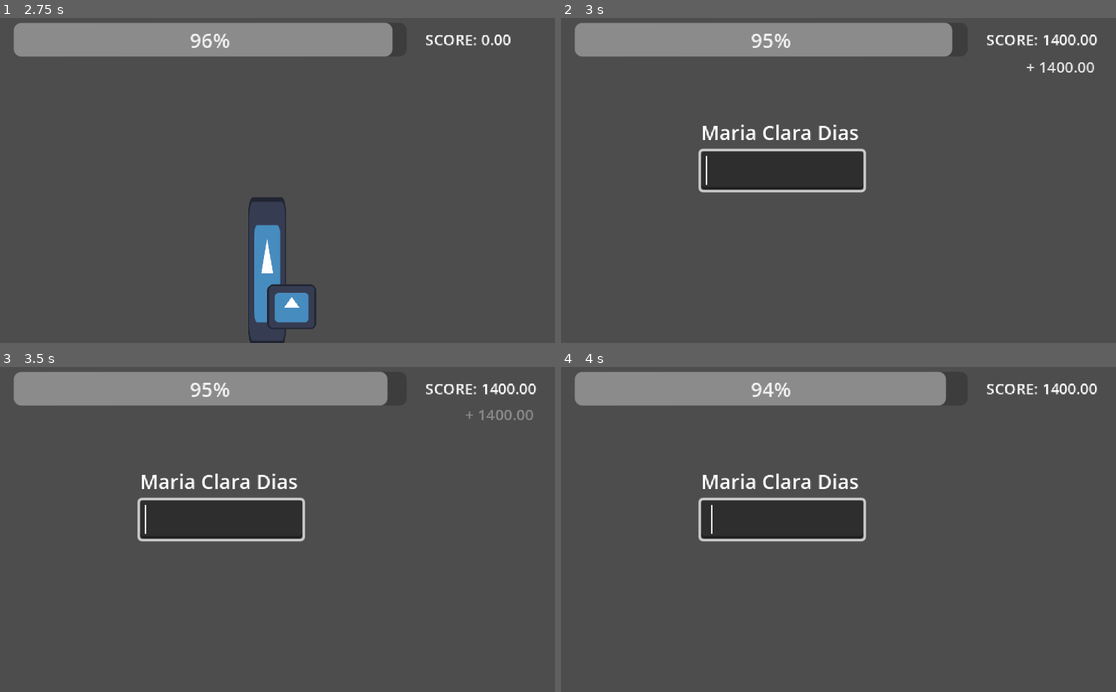
Above: before the commit, frames 1-4 (two rows, left to right).
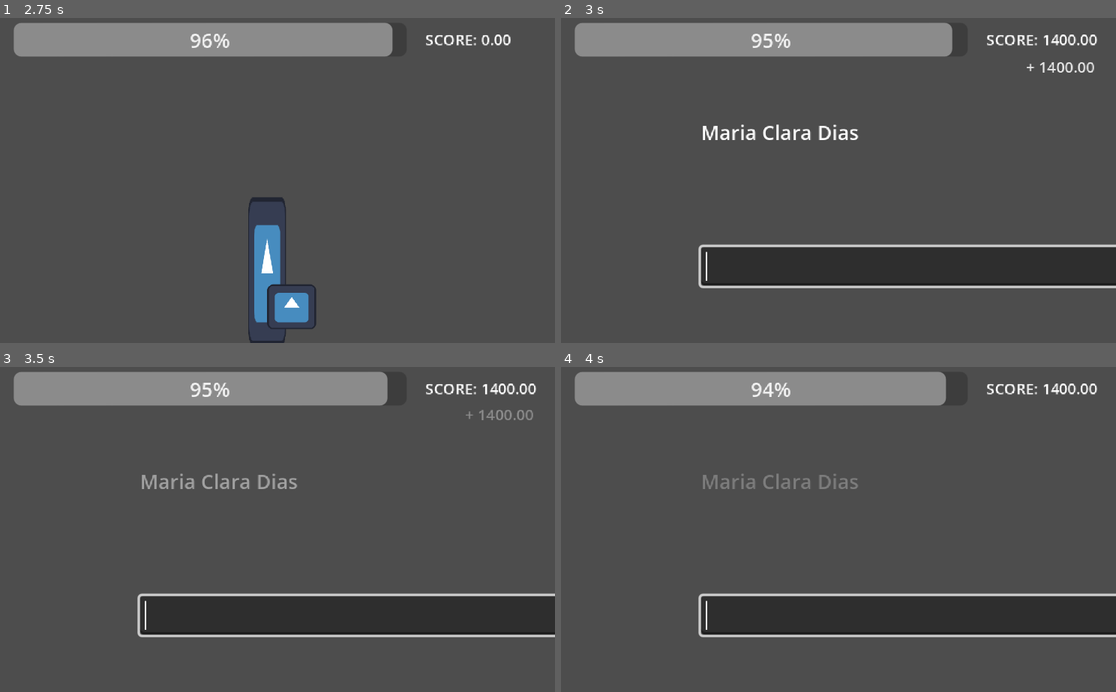
Above: after the commit, the same moments.

Repository: bianca-bezerra/CINExpress
Game: Godot game, scene res://scenes/levels/menu_scene.tscn
The game is run twice, just before and just after one commit, with the same random seed, the same clock (stepped at 60 frames per second) and the same inputs. The engine's default icon, where the game draws it, is replaced by a stand-in: a white triangle on a blue panel in a dark square.
Inputs:
- Up to frame 1 (2.75 s): click "JOGAR" at 0.5 s; tap Space (space) at 1.35, 2.1 s
- Up to frame 2 (3 s): tap Space (space) at 2.85 s
- Up to frame 3 (3.5 s): no input
- Up to frame 4 (4 s): tap Space (space) at 3.6 s

Frame 1 is identical in both runs. In frame 2, 14% of the frame differs, in the area x 24-100%, y 40-84%; in frame 3, 15%; in frame 4, 15%, in the area x 24-100%, y 32-84%.

Commit message:
feat: Alterar lógica da fase de digitacao para completar parcialmente o nome
Antes a fase acabava quando o player digitava toda a frase e pressionava Enter. Agora, à medida que ele digita a frase corretamente ele completa o nome aos poucos.
Uma observação: a barra de espaço deveria ser considerada como caractere? Independente da resposta, a UI tem que deixar isso bem claro pro jogador, para ele não perder tempo/se frustar

Diff:
--- a/scenes/levels/type_quickly.tscn
+++ b/scenes/levels/type_quickly.tscn
@@ -1,6 +1,7 @@
-[gd_scene load_steps=2 format=3 uid="uid://dbgncko8kqajj"]
+[gd_scene load_steps=3 format=3 uid="uid://dbgncko8kqajj"]
 
 [ext_resource type="Script" uid="uid://cavxmkxm3gft0" path="res://scripts/quickly_type_level.gd" id="1_jac8s"]
+[ext_resource type="FontFile" uid="uid://e05kcorrkffc" path="res://assets/poorhandwriting.ttf" id="2_pwse7"]
 
 [node name="QuicklyTypeLevel" type="Node2D"]
 script = ExtResource("1_jac8s")
@@ -13,13 +14,16 @@
 size_flags_horizontal = 4
 size_flags_vertical = 4
 
-[node name="PromptLabel" type="Label" parent="VBoxContainer"]
+[node name="PromptLabel" type="RichTextLabel" parent="VBoxContainer"]
+custom_minimum_size = Vector2(400, 100)
 layout_mode = 2
+bbcode_enabled = true
 
 [node name="InputLineEdit" type="LineEdit" parent="VBoxContainer"]
 layout_mode = 2
 
 [node name="FeedbackLabel" type="Label" parent="VBoxContainer"]
 layout_mode = 2
+theme_override_fonts/font = ExtResource("2_pwse7")
 
 [connection signal="text_submitted" from="VBoxContainer/InputLineEdit" to="." method="_on_input_submitted"]
--- a/scripts/quickly_type_level.gd
+++ b/scripts/quickly_type_level.gd
@@ -1,23 +1,59 @@
 extends GameLevel
 class_name QuicklyType
 
-@onready var _prompt_label: Label = $VBoxContainer/PromptLabel
+@onready var _prompt_label: RichTextLabel = $VBoxContainer/PromptLabel
 @onready var _input_line_edit: LineEdit = $VBoxContainer/InputLineEdit
 @onready var _feedback_label: Label = $VBoxContainer/FeedbackLabel
 
 const SCORE_FACTOR = 1000
 
 var _current_name: String = ""
+var _current_letter_index: int = 0
+
 var _round_start_time: float = 0.0
+
+func unnanbrazile(letter: String) -> String:
+	if letter == 'á' or letter == 'ã':
+		return 'a';
+	if letter == 'é' or letter == 'ẽ':
+		return 'e'
+	if letter == 'í':
+		return 'i'
+	if letter == 'ó' or letter == 'õ':
+		return 'o'
+	if letter == 'ú':
+		return 'u'
+	if letter == 'ç':
+		return 'c'
+	return letter
 
 func _change_finger_scene():
 	GameManager.current_level += 1
 	get_tree().change_scene_to_file("res://scenes/levels/finger_scene.tscn")
 
+func _on_input_change(typed_char: String) -> void:
+	_input_line_edit.text = ''
+
+	var expected_char: String = _current_name[_current_letter_index];
+
+	if(typed_char == expected_char):
+		_current_letter_index += 1;
+		var _completed_part_of_name: String = _current_name.substr(0, _current_letter_index)
+		var _uncompleted_part_of_name: String = _current_name.substr(_current_letter_index)
+
+		_prompt_label.text = '[bgcolor=green]' + _completed_part_of_name + '[/bgcolor]' + _uncompleted_part_of_name
+
+		_feedback_label.text += unnanbrazile(typed_char);
+
+		if _current_letter_index == _current_name.length():
+			finish_game();
+
 func _ready() -> void:
-	_input_line_edit.text_submitted.connect(_on_input_submitted)
+	_input_line_edit.text_changed.connect(_on_input_change)
 	_input_line_edit.editable = false
+	_input_line_edit.max_length = 1;
 	_input_line_edit.keep_editing_on_text_submit = true
+	_prompt_label.bbcode_enabled = true
 	start_game()
 
 func start_game() -> void:
@@ -34,23 +70,19 @@
 		return
 
 	_current_name = GameManager.names[GameManager.current_level].pick_random()
-	_prompt_label.text = _current_name
+	_prompt_label.text = '[pulse]' + _current_name + '[/pulse]'
 
 	_round_start_time = Time.get_ticks_msec()
 
-func _on_input_submitted(typed_text: String) -> void:
+func finish_game() -> void:
 	_input_line_edit.grab_click_focus.call_deferred()
-	if typed_text.strip_edges() == _current_name:
-		var time_spent_ms = Time.get_ticks_msec() - _round_start_time
-		var time_spent_seg = time_spent_ms / 1000.0
-		var score_multiplication = SCORE_FACTOR * (GameManager.current_level + 1)
-		var points_added = int((len(_current_name) * score_multiplication) / time_spent_seg)
 
-		GameManager.update_score(points_added)
+	var time_spent_ms = Time.get_ticks_msec() - _round_start_time
+	var time_spent_seg = time_spent_ms / 1000.0
+	var score_multiplication = SCORE_FACTOR * (GameManager.current_level + 1)
+	var points_added = int((len(_current_name) * score_multiplication) / time_spent_seg)
 
-		_feedback_label.text = "Correto! +%d pontos (%.2f seg)" % [points_added, time_spent_seg]
-		_change_finger_scene()
-	else:
-		_feedback_label.text = "Incorreto! Tente novamente."
-		_input_line_edit.clear()
-		_input_line_edit.grab_focus.call_deferred()
+	GameManager.update_score(points_added)
+
+	_feedback_label.text = "Boa! +%d pontos (%.2f seg)" % [points_added, time_spent_seg]
+	_change_finger_scene()
Binary file added: assets/poorhandwriting.ttf
Not shown, added: assets/poorhandwriting.ttf.import
